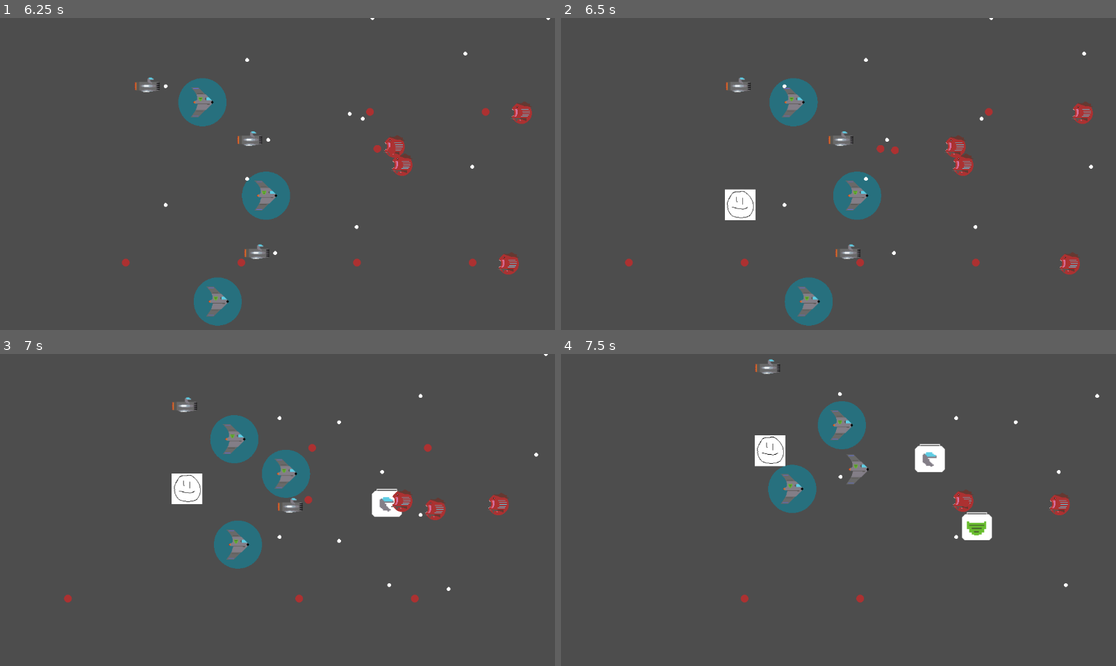
Above: before the commit, frames 1-4 (two rows, left to right).
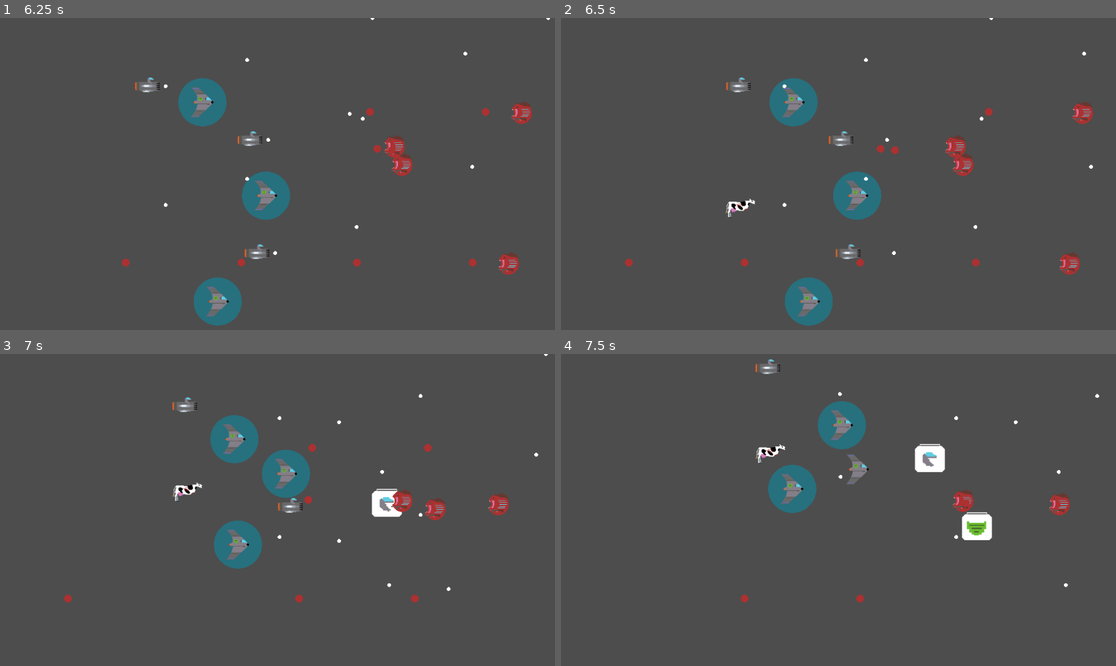
Above: after the commit, the same moments.

Repository: tfmertz/gamedevtv-jam-2026
Game: Godot game, scene res://scene/main.tscn
The game is run twice, just before and just after one commit, with the same random seed, the same clock (stepped at 60 frames per second) and the same inputs.
Inputs:
- Up to frame 1 (6.25 s): click "START" at 0.5 s; click "START" at 1.25 s; tap Enter at 2 s; hold W (move_up) 2.03-3.53 s; tap F (cycle_formation) at 2.1 s; tap R (cycle_spacing) at 2.85 s; hold A (move_left) 3.53-5.03 s; tap 3 at 3.6 s; tap 4 at 4.35 s; hold S (move_down) 5.03-5.78 s; tap 5 at 5.1 s; hold D (move_right) from 5.78 s (still down); tap 6 at 5.85 s
- Up to frame 2 (6.5 s): keep holding D (move_right)
- Up to frame 3 (7 s): release D (move_right) at 6.53 s; hold W (move_up) from 6.53 s (still down); tap F (cycle_formation) at 6.6 s
- Up to frame 4 (7.5 s): release W (move_up) at 7.28 s; hold D (move_right) from 7.28 s (still down); tap R (cycle_spacing) at 7.35 s

Frame 1 is identical in both runs. In frame 2, 0.5% of the frame differs, in the area x 29-36%, y 54-65%; in frame 3, 0.5%; in frame 4, 0.5%.

Commit message:
more cow

Diff:
--- a/scene/ship_node.tscn
+++ b/scene/ship_node.tscn
@@ -5,10 +5,10 @@
 [ext_resource type="Texture2D" uid="uid://e6a6cd4tna5e" path="res://assets/art/small_enemy.png" id="2_ly44p"]
 [ext_resource type="Texture2D" uid="uid://bkikffj6wah11" path="res://assets/art/duck ship_0001.png" id="2_yhbkl"]
 [ext_resource type="Texture2D" uid="uid://jaha1e8rks3f" path="res://assets/art/duck ship_0002.png" id="3_ly44p"]
-[ext_resource type="Texture2D" uid="uid://bcpbj0yatob4j" path="res://assets/art/mothership-dmg1.png" id="4_73jyy"]
 [ext_resource type="Texture2D" uid="uid://br4p7qif0k3fd" path="res://assets/art/shield ship_0001.png" id="4_cpmmr"]
-[ext_resource type="Texture2D" uid="uid://beywnpmfjiolf" path="res://assets/art/mothership-dmg2.png" id="5_muy1h"]
 [ext_resource type="Texture2D" uid="uid://6pekkv2o8ymh" path="res://assets/art/shield ship_0002.png" id="5_qpxp6"]
+[ext_resource type="Texture2D" uid="uid://cvb7682s2nuus" path="res://assets/art/cow_0003.png" id="6_qshjt"]
+[ext_resource type="Texture2D" uid="uid://0pg0f3h6pl24" path="res://assets/art/cow_0002.png" id="7_8rak0"]
 [ext_resource type="Texture2D" uid="uid://b1cexk1o4eydm" path="res://assets/art/cow.png" id="8_qshjt"]
 
 [sub_resource type="SpriteFrames" id="SpriteFrames_65l50"]
@@ -42,7 +42,7 @@
 }, {
 "frames": [{
 "duration": 1.0,
-"texture": ExtResource("5_muy1h")
+"texture": ExtResource("6_qshjt")
 }],
 "loop": true,
 "name": &"mothership-1hp",
@@ -50,7 +50,7 @@
 }, {
 "frames": [{
 "duration": 1.0,
-"texture": ExtResource("4_73jyy")
+"texture": ExtResource("7_8rak0")
 }],
 "loop": true,
 "name": &"mothership-2hp",
@@ -93,7 +93,7 @@
 
 [node name="sprite" type="AnimatedSprite2D" parent="." unique_id=1209264211]
 sprite_frames = SubResource("SpriteFrames_65l50")
-animation = &"mothership-3hp"
+animation = &"mothership-1hp"
 
 [node name="hitbox_gun" type="CollisionShape2D" parent="." unique_id=753737017]
 position = Vector2(-3, -2)
Binary file added: assets/art/cow_0002.png
Binary file added: assets/art/cow_0003.png
